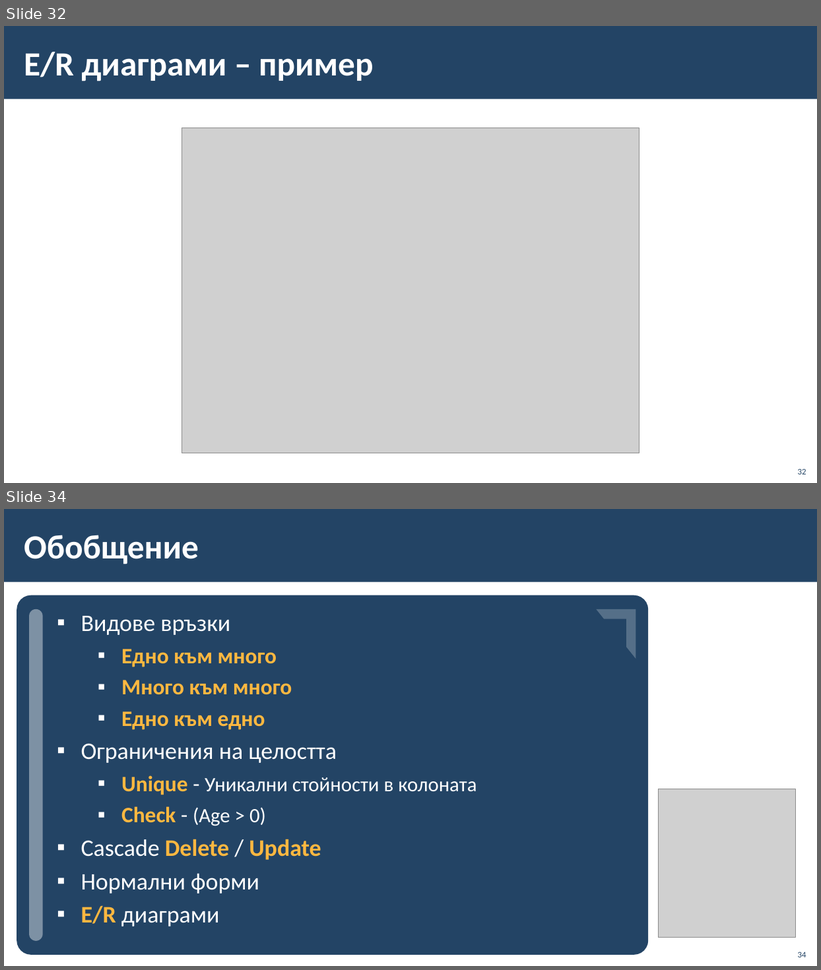
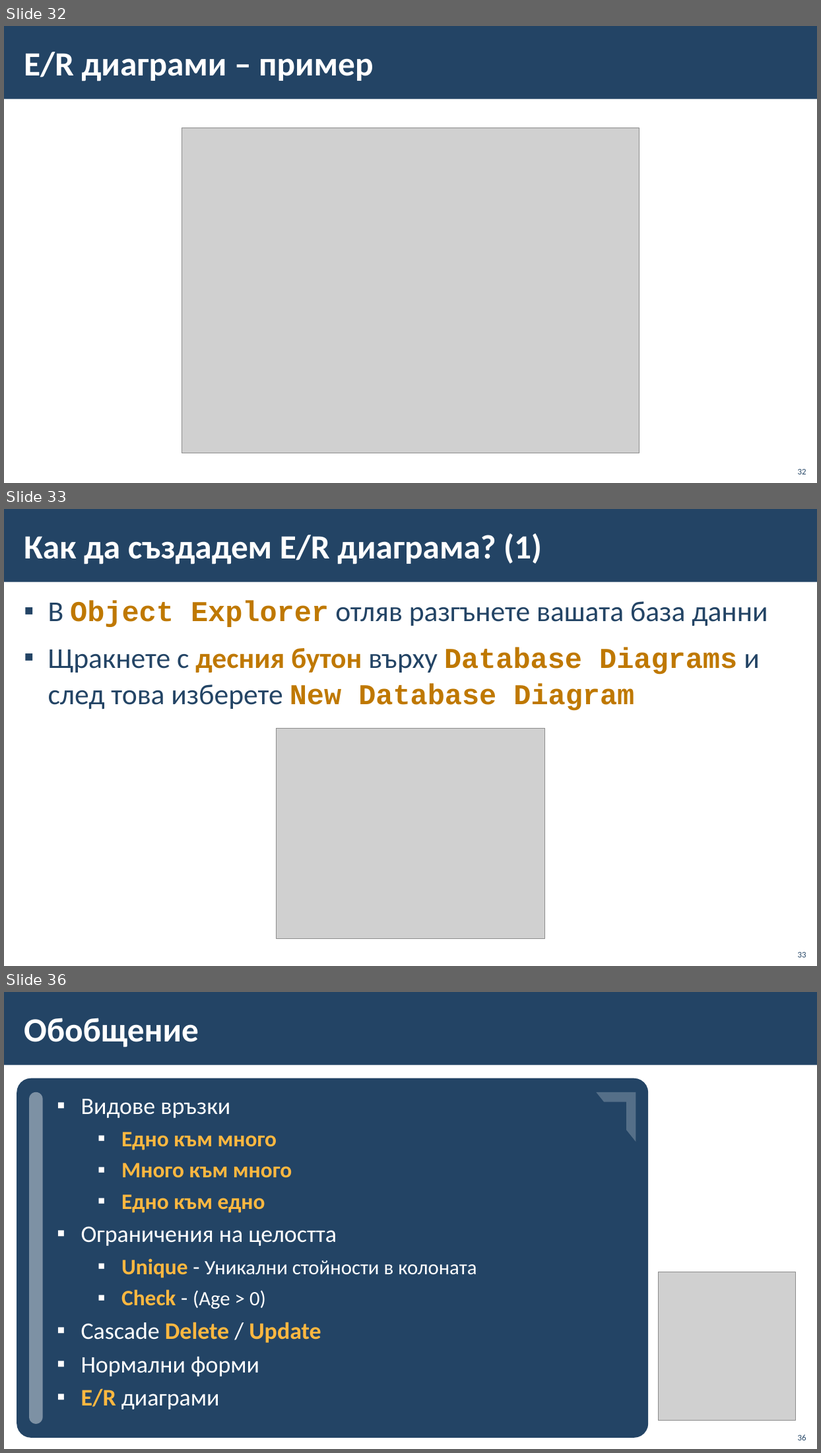
Before and after one commit to BG-IT-Edu/School-Programming, a slide deck: Courses/Software-Sciences/Module-3-Databases-New/07-Relationships-and-ER-Diagrams/07-Relationships-ER-Diagrams.pptx. Shown one above the other, each under a label of ours: slides 32 and 34 before the commit, slides 32, 33 and 36 after it; the slides between them are not shown. The pictures are 821x970 and 821x1453 pixels, drawn with LibreOffice and Linux fonts; fonts in the diff are those of the drawing; grey boxes stand for pictures; background and template pictures are left out. Boxes give left, top, right and bottom in pixels: in the first picture for what was removed or moved away, otherwise in the second. Text is boxed around its words. In the diff, an @@ line names an element or a change of style, - is before the commit and + after.

Commit message:
Fixing TODOs for E/R Diagrams slides

```diff
--- a/Courses/Software-Sciences/Module-3-Databases-New/07-Relationships-and-ER-Diagrams/07-Relationships-ER-Diagrams.pptx
+++ b/Courses/Software-Sciences/Module-3-Databases-New/07-Relationships-and-ER-Diagrams/07-Relationships-ER-Diagrams.pptx
@@ slide 33 added at (x1=4, y1=509, x2=817, y2=966), background #FFFFFF; not listed: 1 template element that a slide beside it also shows @@
@@ title added at (x1=24, y1=533, x2=542, y2=564), 40 pt, text #FFFFFF, bold @@
+Как да създадем E/R диаграма? (1)
@@ text added at (x1=48, y1=600, x2=768, y2=711), 34 pt, text #234465 @@
+▪ В Object Explorer отляв разгънете вашата база данни
+▪ Щракнете с десния бутон върху Database Diagrams и след това изберете New Database Diagram
@@ picture added at (x1=277, y1=729, x2=545, y2=939) @@
@@ page number added at (x1=798, y1=952, x2=807, y2=958), 10 pt, text #234465 @@
+33
@@ what was slide 34 is now slide 36 @@
@@ page number at (x1=798, y1=1435, x2=807, y2=1441): text changed @@
-34
+36
```
Also in this commit, not shown: 3 other slides added, 2 slides removed.
